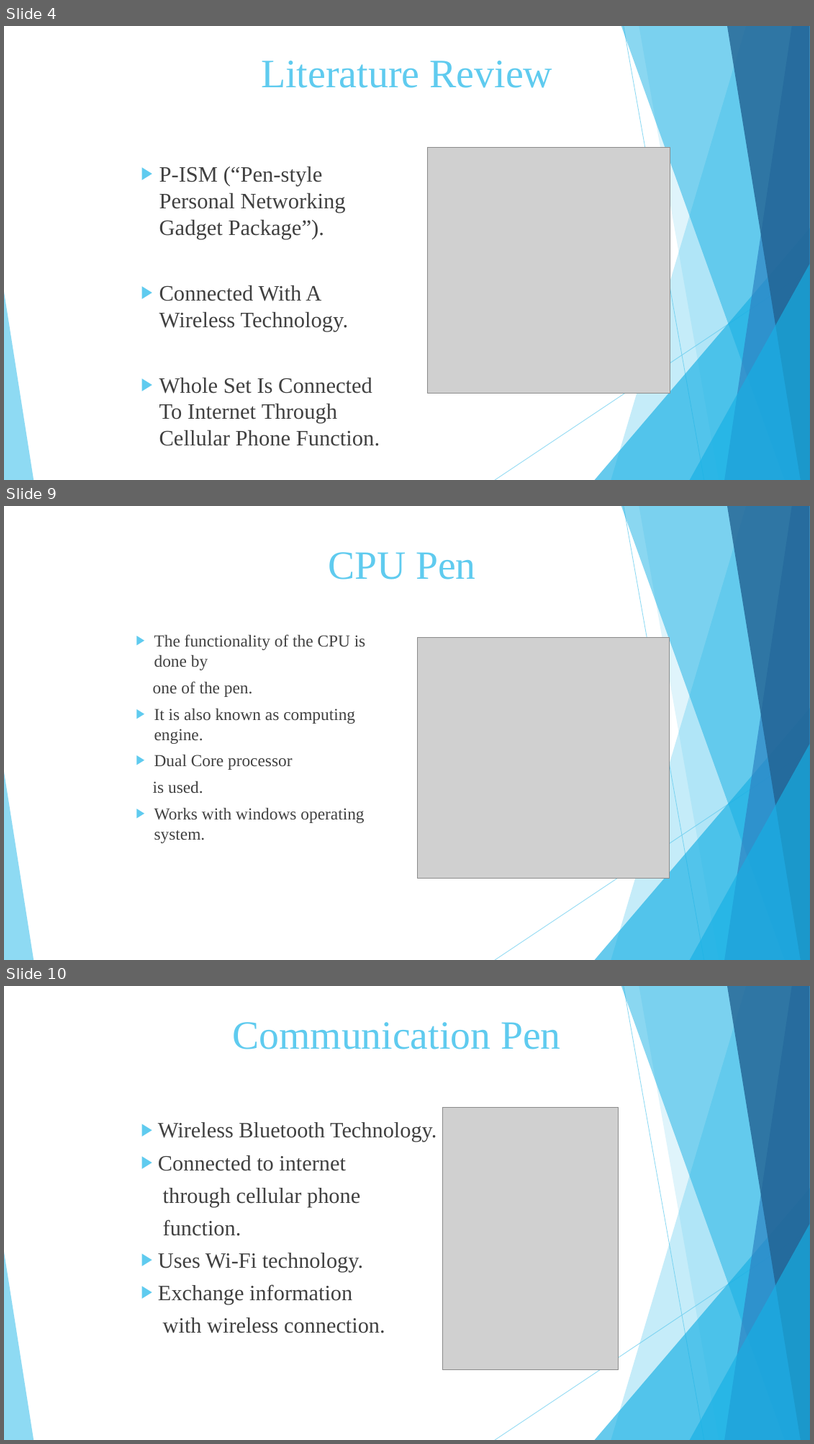
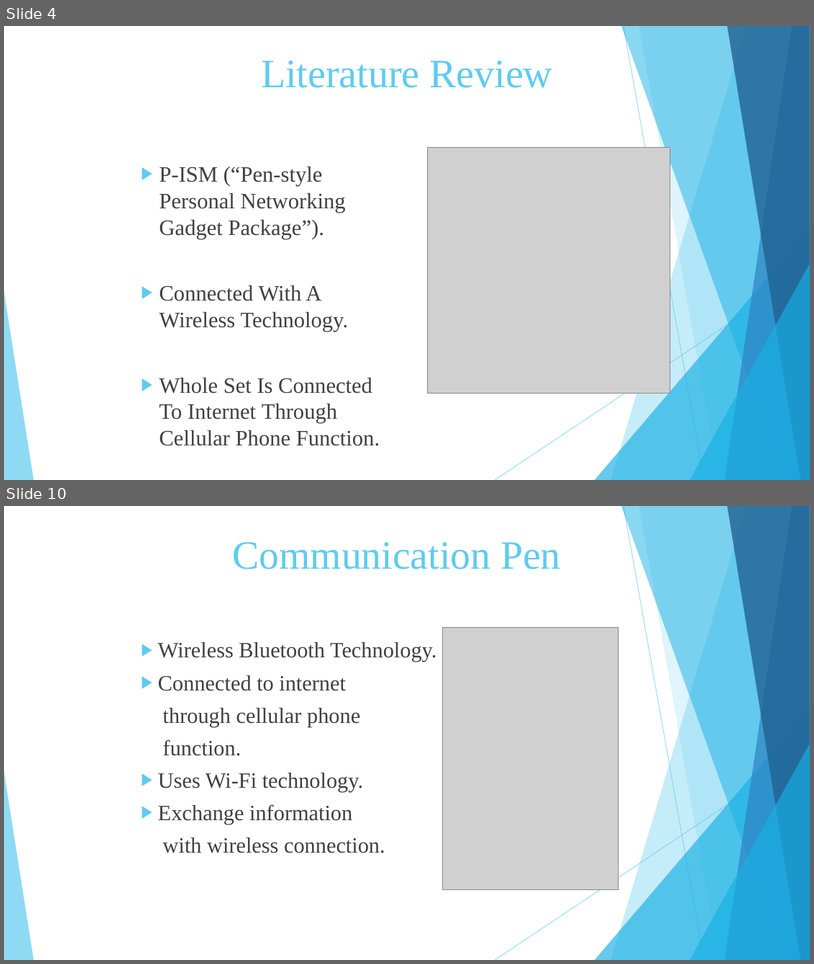
Before and after one commit to Vaibhav-Dharmik/project_reports_final_yr, a slide deck: final_submission_ppt.pptx. Shown one above the other, each under a label of ours: slides 4, 9 and 10 before the commit, slides 4 and 10 after it; the slides between them are not shown. The pictures are 814x1444 and 814x964 pixels, drawn with LibreOffice and Linux fonts; fonts in the diff are those of the drawing; grey boxes stand for pictures. Boxes give left, top, right and bottom in pixels: in the first picture for what was removed or moved away, otherwise in the second. Text is boxed around its words. In the diff, an @@ line names an element or a change of style, - is before the commit and + after.

```diff
--- a/final_submission_ppt.pptx
+++ b/final_submission_ppt.pptx
@@ slide 9 removed at <box>4,506,810,960</box>, background #FFFFFF; not listed: 10 template elements that a slide beside it also shows @@
@@ title removed at <box>328,552,476,579</box> @@
-CPU Pen
@@ text removed at <box>153,634,366,843</box> @@
-▶ The functionality of the CPU is done by
-one of the pen.
-▶ It is also known as computing engine.
-▶ Dual Core processor
-is used.
-▶ Works with windows operating system.
@@ picture removed at <box>417,637,669,878</box> @@
```
Also in this commit, not shown: 5 slides added, 4 other slides removed, 1 other file.
